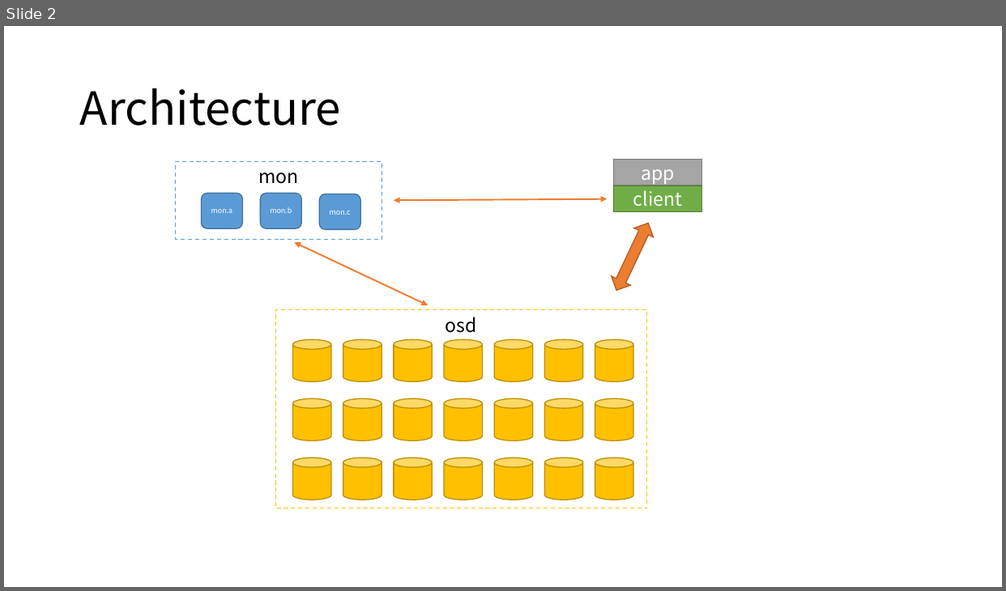
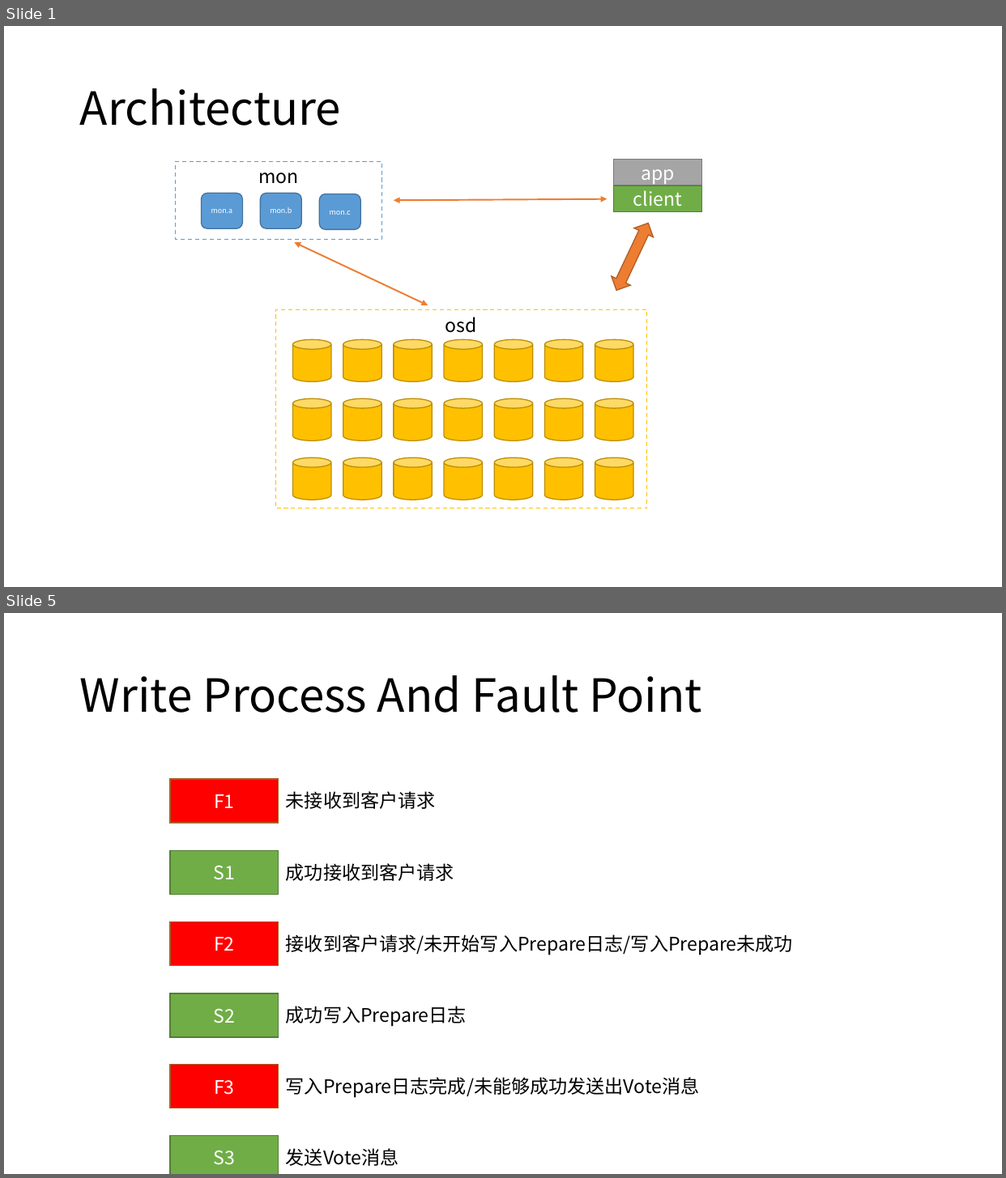
Before and after one commit to coolceph/CephInC, a slide deck: doc/pic.pptx. Shown one above the other, each under a label of ours: slide 2 before the commit, slides 1 and 5 after it; the slides between them are not shown. The pictures are 1006x591 and 1006x1178 pixels, drawn with LibreOffice and Linux fonts; fonts in the diff are those of the drawing. Boxes give left, top, right and bottom in pixels: in the first picture for what was removed or moved away, otherwise in the second. Text is boxed around its words. In the diff, an @@ line names an element or a change of style, - is before the commit and + after.

Commit message:
Design: update 《CCeph系统设计》
1) Finish Read process
2) List all possible fault reason

```diff
--- a/doc/pic.pptx
+++ b/doc/pic.pptx
@@ slide 5 added at (x1=4, y1=613, x2=1002, y2=1174), background #FFFFFF @@
@@ title added at (x1=80, y1=675, x2=702, y2=713), 44 pt, text #000000 @@
+Write Process And Fault Point
@@ rectangle added at (x1=170, y1=779, x2=279, y2=824), fill #FF0000, outline #AF5C24 1 pt, 18 pt, text #FFFFFF @@
+F1
@@ text added at (x1=286, y1=791, x2=436, y2=809), 18 pt, text #000000 @@
+未接收到客户请求
@@ rectangle added at (x1=170, y1=850, x2=279, y2=895), fill #70AD47, outline #538035 1 pt, 18 pt, text #FFFFFF @@
+S1
@@ text added at (x1=286, y1=863, x2=454, y2=881), 18 pt, text #000000 @@
+成功接收到客户请求
@@ rectangle added at (x1=170, y1=922, x2=279, y2=966), fill #FF0000, outline #AF5C24 1 pt, 18 pt, text #FFFFFF @@
+F2
@@ text added at (x1=286, y1=935, x2=793, y2=956), 18 pt, text #000000 @@
+接收到客户请求/未开始写入Prepare日志/写入Prepare未成功
@@ rectangle added at (x1=170, y1=994, x2=279, y2=1038), fill #70AD47, outline #538035 1 pt, 18 pt, text #FFFFFF @@
+S2
@@ text added at (x1=286, y1=1006, x2=467, y2=1027), 18 pt, text #000000 @@
+成功写入Prepare日志
@@ rectangle added at (x1=170, y1=1065, x2=279, y2=1110), fill #FF0000, outline #AF5C24 1 pt, 18 pt, text #FFFFFF @@
+F3
@@ text added at (x1=286, y1=1077, x2=700, y2=1098), 18 pt, text #000000 @@
+写入Prepare日志完成/未能够成功发送出Vote消息
@@ rectangle added at (x1=170, y1=1136, x2=279, y2=1174), fill #70AD47, outline #538035 1 pt, 18 pt, text #FFFFFF @@
+S3
@@ text added at (x1=286, y1=1148, x2=399, y2=1166), 18 pt, text #000000 @@
+发送Vote消息
@@ what was slide 2 is now slide 1 @@
```
Also in this commit, not shown: 3 slides changed, 2 other files.
